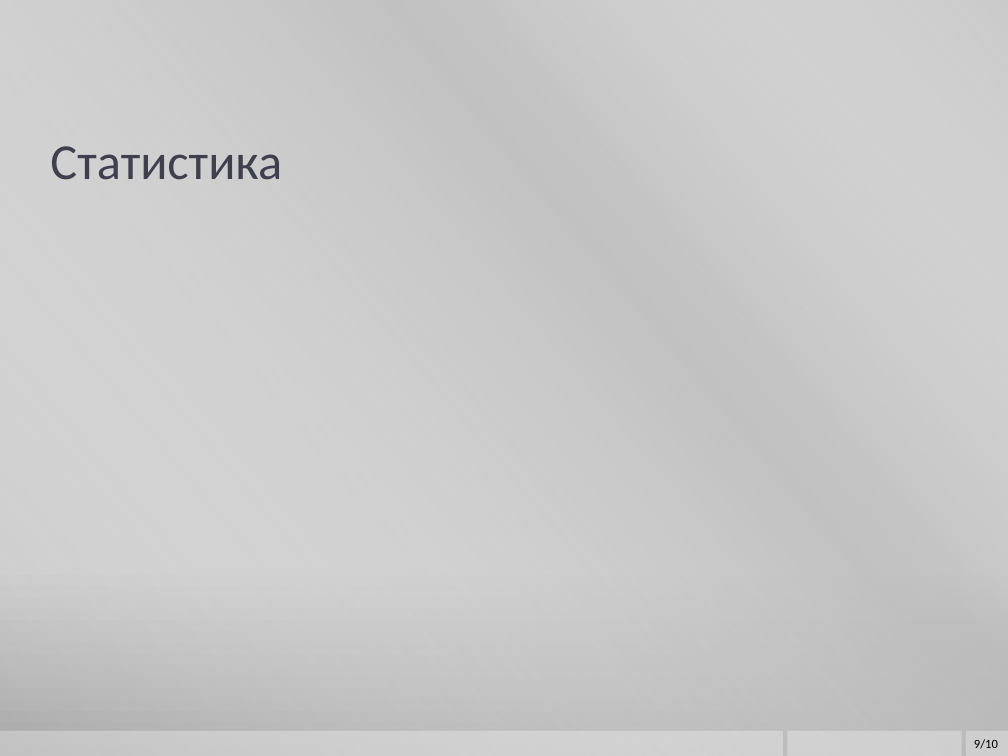
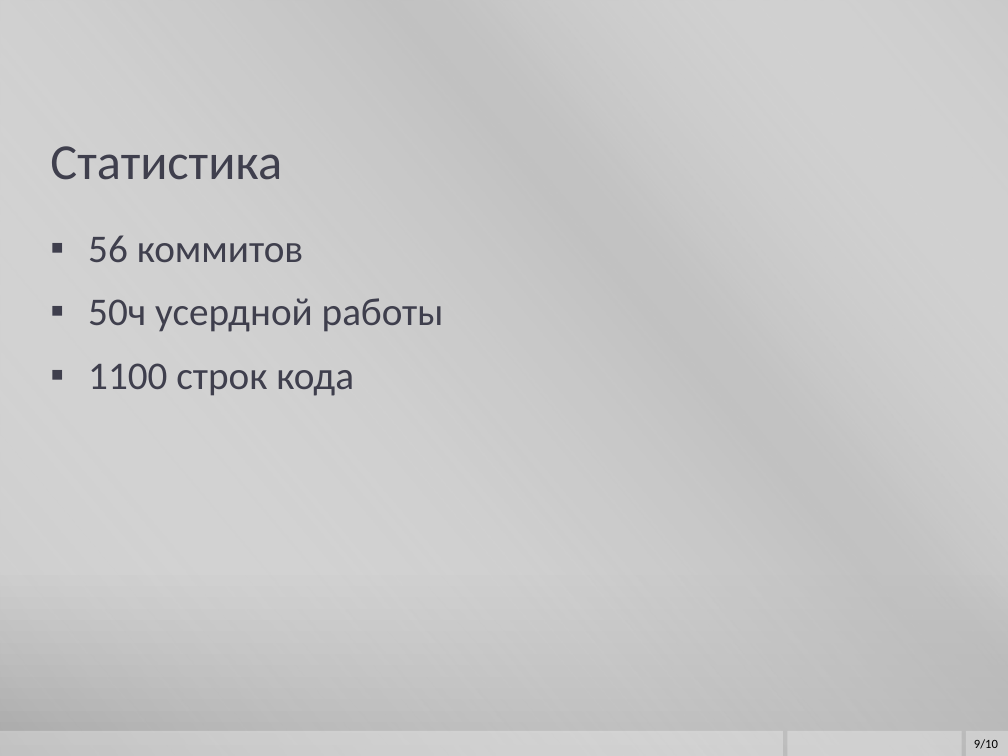
Before and after one commit to kenny5660/summer_game_2018, a slide deck: slide 9 of iPoint.io Presentation.pptx. Drawn at 1008x756 pixels with LibreOffice and Linux fonts; fonts in the diff are those of the drawing; background and template pictures are left out. Boxes give left, top, right and bottom in pixels: in the first picture for what was removed or moved away, otherwise in the second. Text is boxed around its words. In the diff, an @@ line names an element or a change of style, - is before the commit and + after.

```diff
--- a/iPoint.io Presentation.pptx
+++ b/iPoint.io Presentation.pptx
@@ text added at [88,235,444,396], 28 pt, text #3F3F4D @@
+▪ 56 коммитов
+▪ 50ч усердной работы
+▪ 1100 строк кода
```
Also in this commit, not shown: 5 other slides changed, 2 slides added, 2 slides removed.
